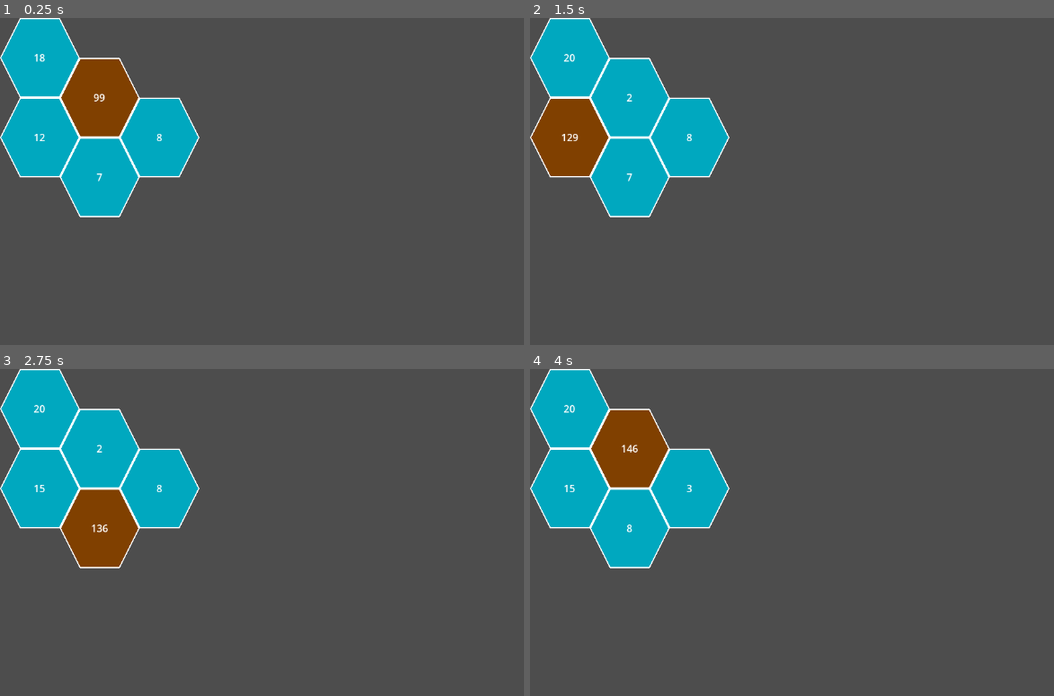
Above: before the commit, frames 1-4 (two rows, left to right).
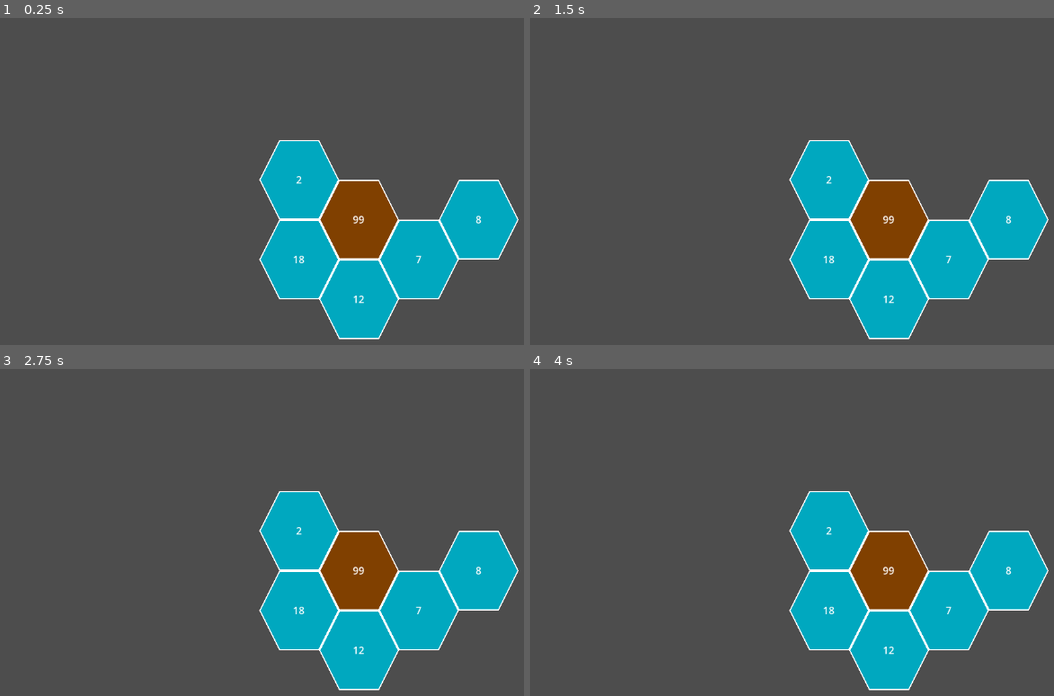
Above: after the commit, the same moments.

Repository: Wholffe/HexaMath
Game: Godot game, scene res://levels/test_level.tscn
Two runs of this game, one before a commit and one after it. Both use one fixed random seed, a clock stepped at 60 frames per second and the inputs below.
Inputs (mouse positions are in pixels of both pictures, inside the frame that each line leads up to):
- Up to frame 1 (0.25 s): no input
- Up to frame 2 (1.5 s): tap Enter at 0.5 s; move the mouse to (571, 57) at 0.52 s; click (571, 57) at 0.67 s; tap Space at 1.25 s; move the mouse to (571, 138) at 1.27 s; click (571, 138) at 1.42 s
- Up to frame 3 (2.75 s): tap Enter at 2 s; move the mouse to (99, 529) at 2.02 s; click (99, 529) at 2.17 s
- Up to frame 4 (4 s): tap Space at 2.75 s; move the mouse to (687, 489) at 2.77 s; click (687, 489) at 2.92 s; tap Enter at 3.5 s; move the mouse to (629, 447) at 3.52 s; click (629, 447) at 3.67 s

The runs differ from the first frame. In frame 1, 31% of the frame differs, in the area x 0-99%, y 0-99%; in frame 2, 31%; in frame 3, 31%; in frame 4, 31%.

Commit message:
global field access, limit player movement, refactoring

Diff:
--- a/hexa-math/grid_elements/player.tscn
+++ b/hexa-math/grid_elements/player.tscn
@@ -26,3 +26,7 @@
 [node name="NumberLabel" type="Label" parent="CenterContainer"]
 layout_mode = 2
 text = "<Number>"
+
+[node name="Camera2D" type="Camera2D" parent="."]
+position_smoothing_enabled = true
+position_smoothing_speed = 50.0
--- a/hexa-math/levels/test_level.tscn
+++ b/hexa-math/levels/test_level.tscn
@@ -1,4 +1,4 @@
-[gd_scene load_steps=6 format=3 uid="uid://6jfah6v0vki1"]
+[gd_scene load_steps=6 format=4 uid="uid://6jfah6v0vki1"]
 
 [ext_resource type="PackedScene" uid="uid://c20wuk2lmfbrw" path="res://grid_elements/hexagon.tscn" id="1_xurn8"]
 [ext_resource type="Script" path="res://scripts/tile_set_parser.gd" id="2_oxxan"]
@@ -21,5 +21,21 @@
 
 [node name="Layer0" type="TileMapLayer" parent="TileMapLayers"]
 use_parent_material = true
-tile_map_data = PackedByteArray(0, 0, 0, 0, 0, 0, 0, 0, 0, 0, 0, 0, 1, 0, 0, 0, 1, 0, 0, 0, 0, 0, 0, 0, 1, 0, 1, 0, 1, 0, 0, 0, 0, 0, 0, 0, 1, 0, 2, 0, 1, 0, 0, 0, 0, 0, 0, 0, 1, 0, 1, 0, 0, 0, 0, 0, 0, 0, 0, 0, 2, 0)
+tile_map_data = PackedByteArray("AAAAAAEAAAAAAAAAAQABAAEAAAAAAAAAAQACAAEAAAAAAAAAAQABAAAAAAAAAAAAAgADAAAAAAAAAAAAAQAAAAAAAAAAAAAAAQA=")
 tile_set = SubResource("TileSet_vy6uv")
+
+[connection signal="input_event" from="TileMapLayers/Layer0/HexagonNode2D" to="TileMapLayers/Layer0/HexagonNode2D" method="_on_input_event"]
+[connection signal="mouse_entered" from="TileMapLayers/Layer0/HexagonNode2D" to="TileMapLayers/Layer0/HexagonNode2D" method="_on_mouse_entered"]
+[connection signal="mouse_exited" from="TileMapLayers/Layer0/HexagonNode2D" to="TileMapLayers/Layer0/HexagonNode2D" method="_on_mouse_exited"]
+[connection signal="input_event" from="TileMapLayers/Layer0/@Area2D@43761" to="TileMapLayers/Layer0/@Area2D@43761" method="_on_input_event"]
+[connection signal="mouse_entered" from="TileMapLayers/Layer0/@Area2D@43761" to="TileMapLayers/Layer0/@Area2D@43761" method="_on_mouse_entered"]
+[connection signal="mouse_exited" from="TileMapLayers/Layer0/@Area2D@43761" to="TileMapLayers/Layer0/@Area2D@43761" method="_on_mouse_exited"]
+[connection signal="input_event" from="TileMapLayers/Layer0/@Area2D@43762" to="TileMapLayers/Layer0/@Area2D@43762" method="_on_input_event"]
+[connection signal="mouse_entered" from="TileMapLayers/Layer0/@Area2D@43762" to="TileMapLayers/Layer0/@Area2D@43762" method="_on_mouse_entered"]
+[connection signal="mouse_exited" from="TileMapLayers/Layer0/@Area2D@43762" to="TileMapLayers/Layer0/@Area2D@43762" method="_on_mouse_exited"]
+[connection signal="input_event" from="TileMapLayers/Layer0/@Area2D@43763" to="TileMapLayers/Layer0/@Area2D@43763" method="_on_input_event"]
+[connection signal="mouse_entered" from="TileMapLayers/Layer0/@Area2D@43763" to="TileMapLayers/Layer0/@Area2D@43763" method="_on_mouse_entered"]
+[connection signal="mouse_exited" from="TileMapLayers/Layer0/@Area2D@43763" to="TileMapLayers/Layer0/@Area2D@43763" method="_on_mouse_exited"]
+[connection signal="input_event" from="TileMapLayers/Layer0/@Area2D@43764" to="TileMapLayers/Layer0/@Area2D@43764" method="_on_input_event"]
+[connection signal="mouse_entered" from="TileMapLayers/Layer0/@Area2D@43764" to="TileMapLayers/Layer0/@Area2D@43764" method="_on_mouse_entered"]
+[connection signal="mouse_exited" from="TileMapLayers/Layer0/@Area2D@43764" to="TileMapLayers/Layer0/@Area2D@43764" method="_on_mouse_exited"]
--- a/hexa-math/scripts/hexagon.gd
+++ b/hexa-math/scripts/hexagon.gd
@@ -2,33 +2,28 @@
 class_name HexagonNode2D
 
 var rng: RandomNumberGenerator = RandomNumberGenerator.new()
+const MIN_NUMBER: int = 1
+const MAX_NUMBER: int = 20
 
-@export var is_random_number: bool = true
-@export var number: int = 10
-
-const min_number: int = 1
-const max_number: int = 20
+const FRAME_MOUSE_ENTERED: int = 2
+const FRAME_MOUSE_EXITED: int = 3
 
 @onready var sprite: Sprite2D = $Sprite2D
 @onready var label: Label = $CenterContainer/NumberLabel
 
 # Called when the node enters the scene tree for the first time.
 func _ready() -> void:
-	if is_random_number:
-		label.text = str(rng.randi_range(min_number,max_number))
-	else:
-		label.text = str(number)
+	update_label_value()
 
-# Called every frame. 'delta' is the elapsed time since the previous frame.
-func _process(_delta: float) -> void:
-	pass
+func update_label_value() -> void:
+	label.text = str(rng.randi_range(MIN_NUMBER,MAX_NUMBER))
 
 func _on_input_event(_viewport: Node, event: InputEvent, _shape_idx: int) -> void:
 	if event is InputEventMouseButton and event.is_pressed():
 		Utils.player_add.emit(int(label.text))
 
 func _on_mouse_entered() -> void:
-	sprite.frame = 4
+	sprite.frame = FRAME_MOUSE_ENTERED
 
 func _on_mouse_exited() -> void:
-	sprite.frame = 3
+	sprite.frame = FRAME_MOUSE_EXITED
--- a/hexa-math/scripts/player.gd
+++ b/hexa-math/scripts/player.gd
@@ -1,6 +1,6 @@
 extends Area2D
 
-@onready var label = $CenterContainer/NumberLabel
+@onready var label: Label = $CenterContainer/NumberLabel
 
 # Called when the node enters the scene tree for the first time.
 func _ready() -> void:
@@ -9,12 +9,15 @@
 
 # Called every frame. 'delta' is the elapsed time since the previous frame.
 func _process(delta: float) -> void:
+	update_player_label()
+
+func update_player_label() -> void:
 	label.text = str(Utils.player_current_number)
 
-func add_number_to_player(number: int):
+func add_number_to_player(number: int) -> void:
 	Utils.player_current_number += number
 	set_new_pos()
 
-func set_new_pos():
+func set_new_pos() -> void:
 	var current_pos = self.global_position
-	Utils.player_move.emit(current_pos)
+	Utils.player_move_to_current_mouse_pos.emit(current_pos)
--- a/hexa-math/scripts/tile_set_parser.gd
+++ b/hexa-math/scripts/tile_set_parser.gd
@@ -1,19 +1,19 @@
 extends Node2D
 
-@export var current_player_number = 99
-@onready var layer0 = $Layer0
+@export var current_player_number: int = 99
+@onready var layer0: TileMapLayer = $Layer0
 
 # Called when the node enters the scene tree for the first time.
 func _ready() -> void:
 	Utils.player_current_number = current_player_number
-	Utils.player_move.connect(Callable(self,"set_new_player_pos"))
+	Utils.player_move_to_current_mouse_pos.connect(Callable(self,"set_new_player_pos"))
 	var cells = layer0.get_used_cells()
-	for i in cells:
-		print(i)
-
-# Called every frame. 'delta' is the elapsed time since the previous frame.
-func _process(delta: float) -> void:
-	pass
+	var cell_position: Dictionary = {}
+	for vector in cells:
+		cell_position[vector] = true
+		print(vector)
+	print(layer0.get_node_and_resource("res://grid_elements/player.tscn"))
+	print(cell_position)
 
 func set_new_player_pos(old_player_pos: Vector2) -> void:
 	var new_player_pos = layer0.local_to_map(get_global_mouse_position())
--- a/hexa-math/scripts/utils.gd
+++ b/hexa-math/scripts/utils.gd
@@ -3,4 +3,4 @@
 var player_current_number: int
 
 signal player_add(value: int)
-signal player_move(old_player_pos: Vector2)
+signal player_move_to_current_mouse_pos(old_player_pos: Vector2)
--- a/hexa-math/ui/ui.tscn
+++ b/hexa-math/ui/ui.tscn
@@ -25,7 +25,7 @@
 [ext_resource type="Texture2D" uid="uid://78vbb7clyrec" path="res://assets/YellowButtons/Yellow/ButtonsBig [Hover]/Button-5.png" id="23_uwgyr"]
 [ext_resource type="Texture2D" uid="uid://c4gisreid7d0m" path="res://assets/YellowButtons/Yellow/ButtonsBig [Disabled]/Button-5.png" id="24_cesil"]
 
-[node name="Control" type="Control"]
+[node name="User Interface" type="Control"]
 layout_mode = 3
 anchors_preset = 15
 anchor_right = 1.0
Not shown, added: hexa-math/levels/tes321D.tmp
